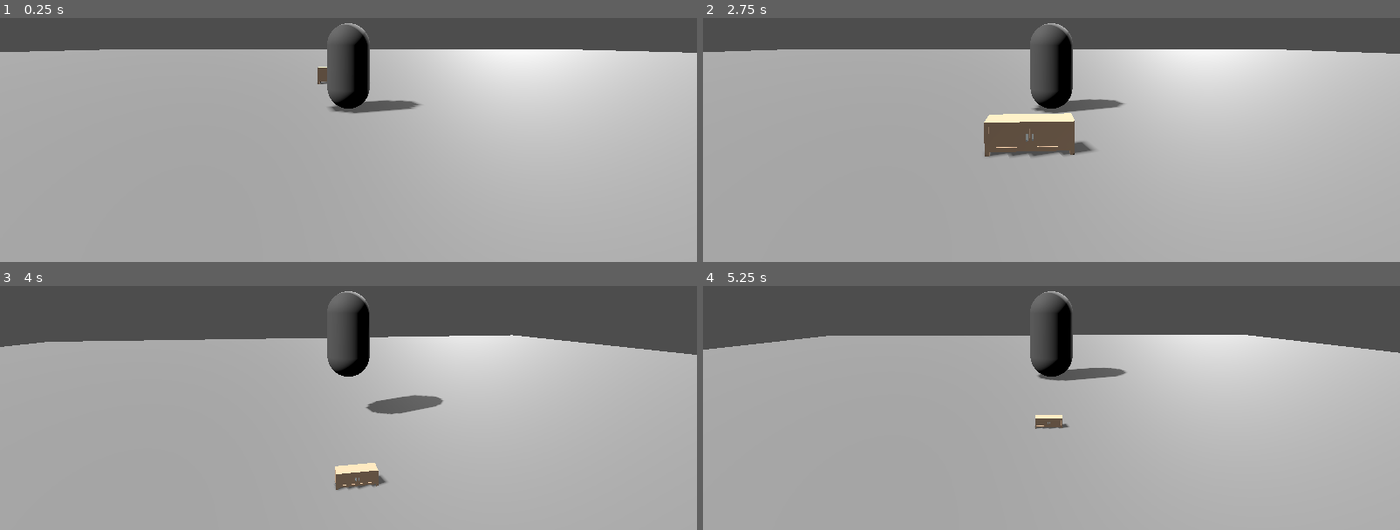
Above: before the commit, frames 1-4 (two rows, left to right).
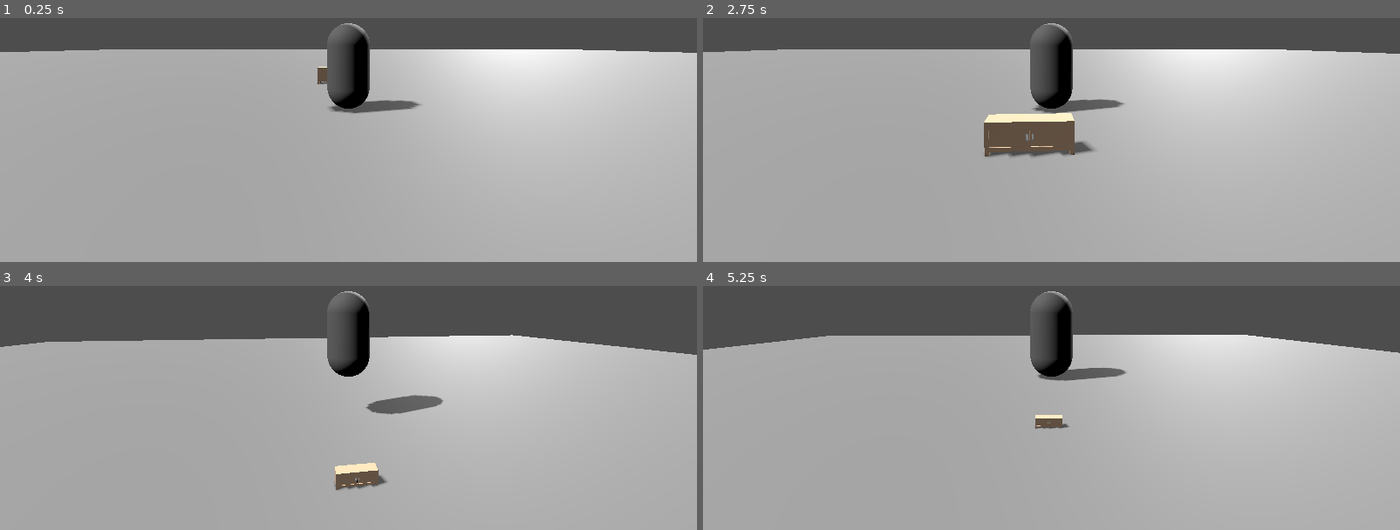
Above: after the commit, the same moments.

Repository: ludovino/scale
Game: Godot game, scene res://test.tscn
Two runs of this game, one before a commit and one after it. Both use one fixed random seed, a clock stepped at 60 frames per second and the inputs below.
Inputs (mouse positions are in pixels of both pictures, inside the frame that each line leads up to):
- Up to frame 1 (0.25 s): no input
- Up to frame 2 (2.75 s): tap Enter at 0.5 s; move the mouse to (1086, 64) at 0.52 s; hold Shift (grow) 0.53-1.28 s; hold W (move_forward) from 0.53 s (still down); tap Space (jump) at 0.77, 1.52 s; move the mouse to (1016, 66) at 1.27 s; tap Shift (grow) at 1.35, 2.3 s; move the mouse to (1065, 59) at 2.02 s; hold Ctrl (shrink) from 2.03 s (still down)
- Up to frame 3 (4 s): keep holding W (move_forward); move the mouse to (341, 339) at 2.77 s; release Ctrl (shrink) at 2.78 s; tap Shift (grow) at 2.85 s; tap Space (jump) at 3.02, 3.5, 3.77 s; move the mouse to (397, 339) at 3.52 s; hold Shift (grow) from 3.53 s (still down)
- Up to frame 4 (5.25 s): keep holding W (move_forward); move the mouse to (995, 329) at 4.27 s; release Shift (grow) at 4.28 s; tap Ctrl (shrink) at 4.35 s; tap Space (jump) at 4.52 s; tap Shift (grow) at 4.55 s; move the mouse to (1058, 334) at 5.02 s; hold Shift (grow) from 5.03 s (still down)

The runs differ from the first frame. In frame 2, less than 0.1% of the frame differs, in the area x 40-56%, y 33-56%; in frame 3, less than 0.1%; in frame 4, less than 0.1%.

Commit message:
headbump raycast target

Diff:
--- a/PhysicsModels/cabinet_television_doors.tscn
+++ b/PhysicsModels/cabinet_television_doors.tscn
@@ -168,53 +168,55 @@
 min_force_size = 0.8
 
 [node name="Cabinet" type="RigidBody3D" parent="."]
+transform = Transform3D(1, 0, 0, 0, 1, 0, 0, 0, 1, 0.405422, 0.176029, 0)
 collision_layer = 2
 mass = 20.0
 sleeping = true
 script = ExtResource("2_bnxx4")
 
 [node name="cabinetMesh" type="MeshInstance3D" parent="Cabinet"]
+transform = Transform3D(1, 0, 0, 0, 1, 0, 0, 0, 1, -0.40659, -0.175105, 0)
 mesh = SubResource("ArrayMesh_68ik1")
 skeleton = NodePath("")
 
 [node name="legFL" type="CollisionShape3D" parent="Cabinet"]
-transform = Transform3D(1, 0, 0, 0, 1, 0, 0, 0, 1, 0.0205944, 0.151063, -0.0204724)
+transform = Transform3D(1, 0, 0, 0, 1, 0, 0, 0, 1, -0.385995, -0.0240424, -0.0204724)
 shape = SubResource("BoxShape3D_lce1b")
 
 [node name="legFR" type="CollisionShape3D" parent="Cabinet"]
-transform = Transform3D(1, 0, 0, 0, 1, 0, 0, 0, 1, 0.780398, 0.151063, -0.0204724)
+transform = Transform3D(1, 0, 0, 0, 1, 0, 0, 0, 1, 0.373808, -0.0240424, -0.0204724)
 shape = SubResource("BoxShape3D_lce1b")
 
 [node name="legBL" type="CollisionShape3D" parent="Cabinet"]
-transform = Transform3D(1, 0, 0, 0, 1, 0, 0, 0, 1, 0.0205944, 0.151063, -0.229658)
+transform = Transform3D(1, 0, 0, 0, 1, 0, 0, 0, 1, -0.385995, -0.0240424, -0.229658)
 shape = SubResource("BoxShape3D_lce1b")
 
 [node name="legBR" type="CollisionShape3D" parent="Cabinet"]
-transform = Transform3D(1, 0, 0, 0, 1, 0, 0, 0, 1, 0.780398, 0.151063, -0.229658)
+transform = Transform3D(1, 0, 0, 0, 1, 0, 0, 0, 1, 0.373808, -0.0240424, -0.229658)
 shape = SubResource("BoxShape3D_lce1b")
 
 [node name="shelfTop" type="CollisionShape3D" parent="Cabinet"]
-transform = Transform3D(1, 0, 0, 0, 1, 0, 0, 0, 1, 0.400759, 0.291144, -0.125649)
+transform = Transform3D(1, 0, 0, 0, 1, 0, 0, 0, 1, -0.00583056, 0.116039, -0.125649)
 shape = SubResource("BoxShape3D_hmo0u")
 
 [node name="shelfMiddle" type="CollisionShape3D" parent="Cabinet"]
-transform = Transform3D(1, 0, 0, 0, 1, 0, 0, 0, 1, 0.398651, 0.175567, -0.124439)
+transform = Transform3D(1, 0, 0, 0, 1, 0, 0, 0, 1, -0.00793853, 0.000461578, -0.124439)
 shape = SubResource("BoxShape3D_1as3m")
 
 [node name="shelfBottom" type="CollisionShape3D" parent="Cabinet"]
-transform = Transform3D(1, 0, 0, 0, 1, 0, 0, 0, 1, 0.400759, 0.0631157, -0.125649)
+transform = Transform3D(1, 0, 0, 0, 1, 0, 0, 0, 1, -0.00583056, -0.11199, -0.125649)
 shape = SubResource("BoxShape3D_hmo0u")
 
 [node name="sideL" type="CollisionShape3D" parent="Cabinet"]
-transform = Transform3D(1, 0, 0, 0, 1, 0, 0, 0, 1, 0.019859, 0.166348, -0.125179)
+transform = Transform3D(1, 0, 0, 0, 1, 0, 0, 0, 1, -0.386731, -0.00875741, -0.125179)
 shape = SubResource("BoxShape3D_qfs88")
 
 [node name="sideR" type="CollisionShape3D" parent="Cabinet"]
-transform = Transform3D(1, 0, 0, 0, 1, 0, 0, 0, 1, 0.781355, 0.166348, -0.125179)
+transform = Transform3D(1, 0, 0, 0, 1, 0, 0, 0, 1, 0.374765, -0.00875741, -0.125179)
 shape = SubResource("BoxShape3D_qfs88")
 
 [node name="pillarMiddle" type="CollisionShape3D" parent="Cabinet"]
-transform = Transform3D(1, 0, 0, 0, 1, 0, 0, 0, 1, 0.399965, 0.18565, -0.0403455)
+transform = Transform3D(1, 0, 0, 0, 1, 0, 0, 0, 1, -0.00662461, 0.0105446, -0.0403455)
 shape = SubResource("BoxShape3D_e1r7c")
 
 [node name="HingeL" type="HingeJoint3D" parent="."]
--- a/player.gd
+++ b/player.gd
@@ -48,7 +48,7 @@
 	elif Input.is_action_pressed("grow") and _can_grow():
 		var query = PhysicsRayQueryParameters3D.create(
 				global_position,
-				global_position + Vector3.UP * 1.1 * size_factor,
+				$Mesh/HeadRaycastTarget.global_position,
 				knockback_during_grow)
 		var result = space_state.intersect_ray(query)
 		if result:
--- a/player.tscn
+++ b/player.tscn
@@ -40,6 +40,9 @@
 [node name="Mesh" type="MeshInstance3D" parent="."]
 mesh = SubResource("CapsuleMesh_nuvxq")
 
+[node name="HeadRaycastTarget" type="Marker3D" parent="Mesh"]
+transform = Transform3D(1, 0, 0, 0, 1, 0, 0, 0, 1, 0, 0.546736, 0)
+
 [node name="CameraArm" type="SpringArm3D" parent="."]
 transform = Transform3D(1, 0, 0, 0, 0.996041, 0.0888943, 0, -0.0888943, 0.996041, 0, 0, 0)
 collision_mask = 7
